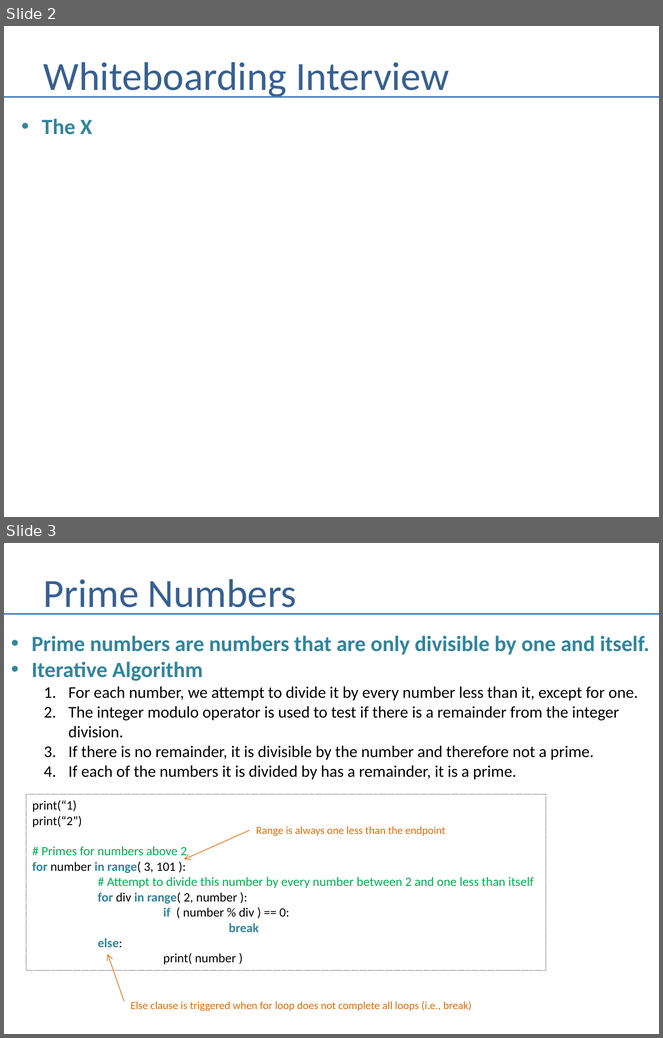
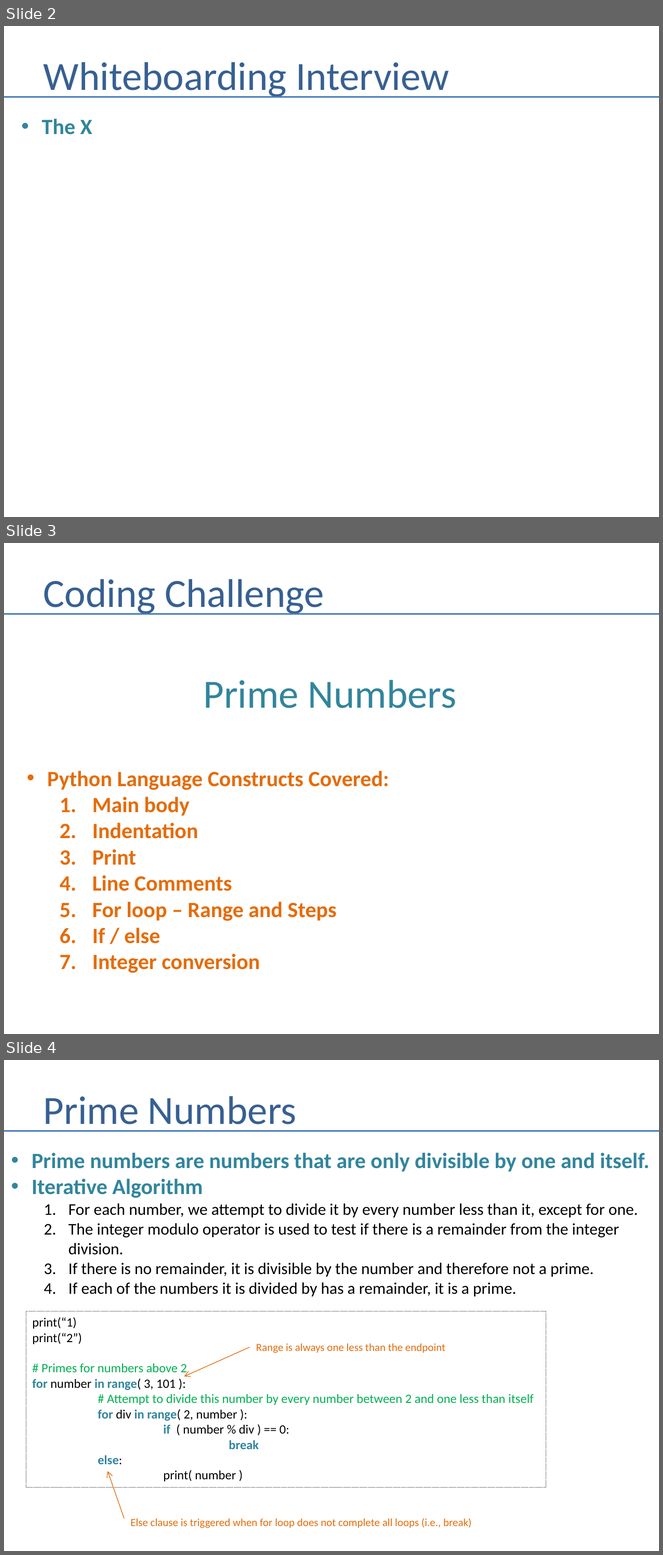
Before and after one commit to andrewferlitsch/Portland-Data-Science-Group, a slide deck: Presentations/Whiteboarding.pptx. Shown one above the other, each under a label of ours: slides 2 and 3 before the commit, slides 2, 3 and 4 after it. The pictures are 663x1038 and 663x1555 pixels, drawn with LibreOffice and Linux fonts; fonts in the diff are those of the drawing. Boxes give left, top, right and bottom in pixels: in the first picture for what was removed or moved away, otherwise in the second. Text is boxed around its words. In the diff, an @@ line names an element or a change of style, - is before the commit and + after.

```diff
--- a/Presentations/Whiteboarding.pptx
+++ b/Presentations/Whiteboarding.pptx
@@ slide 3 added at (x1=4, y1=543, x2=659, y2=1034), background #FFFFFF @@
@@ title added at (x1=44, y1=579, x2=324, y2=615), 44 pt, text #376092 @@
+Coding Challenge
@@ line added from (4, 614) to (659, 614), #4B7EBC 1.5 pt @@
@@ text added at (x1=203, y1=680, x2=457, y2=708), 44 pt, text #31859C @@
+Prime Numbers
@@ text added at (x1=47, y1=771, x2=389, y2=973), 24 pt, text #E46C0A, bold @@
+• Python Language Constructs Covered:
+  1. Main body
+  2. Indentation
+  3. Print
+  4. Line Comments
+  5. For loop – Range and Steps
+  6. If / else
+  7. Integer conversion
@@ what was slide 3 is now slide 4 @@
```
Also in this commit, not shown: 5 slides changed, 32 other slides added.
